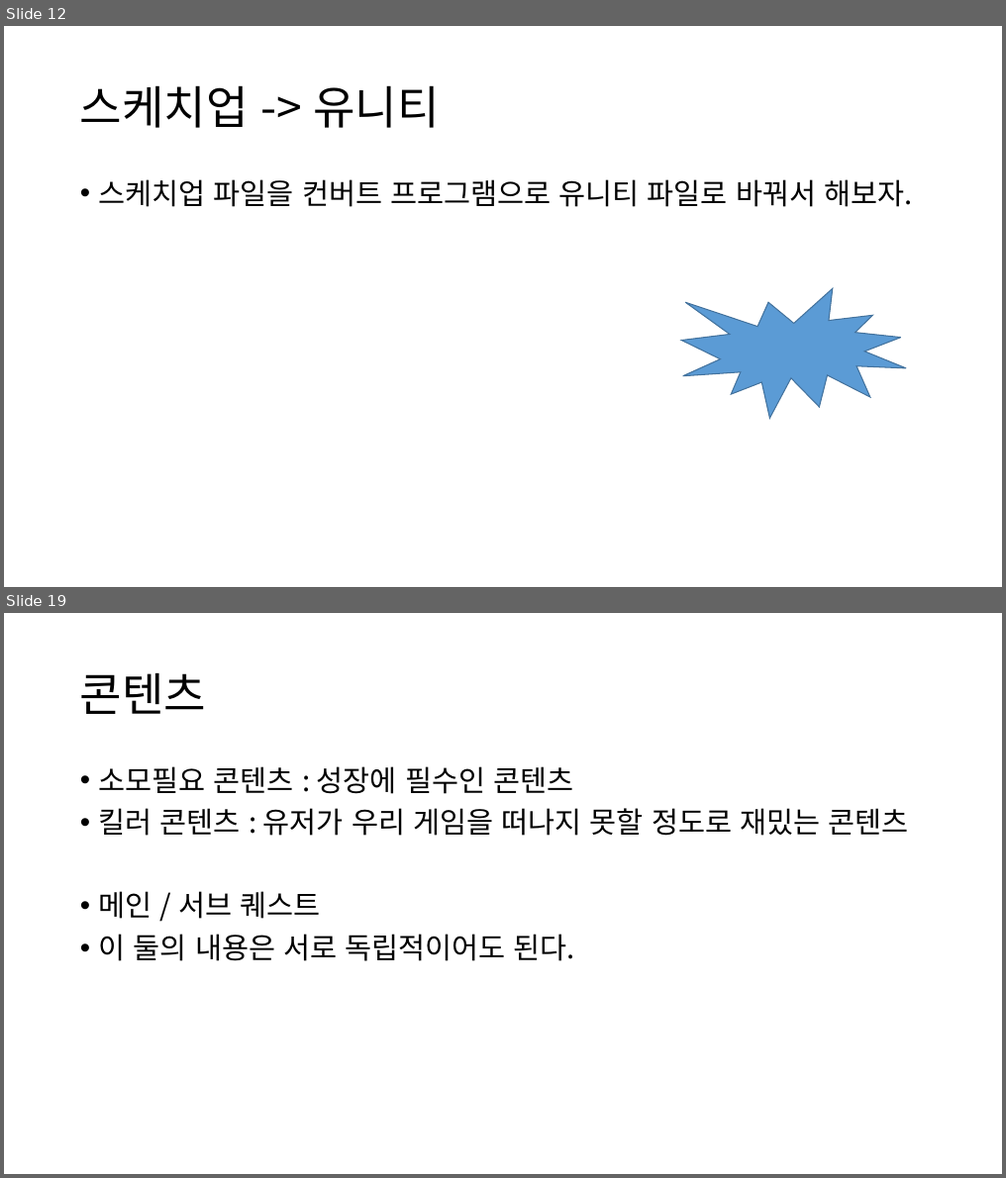
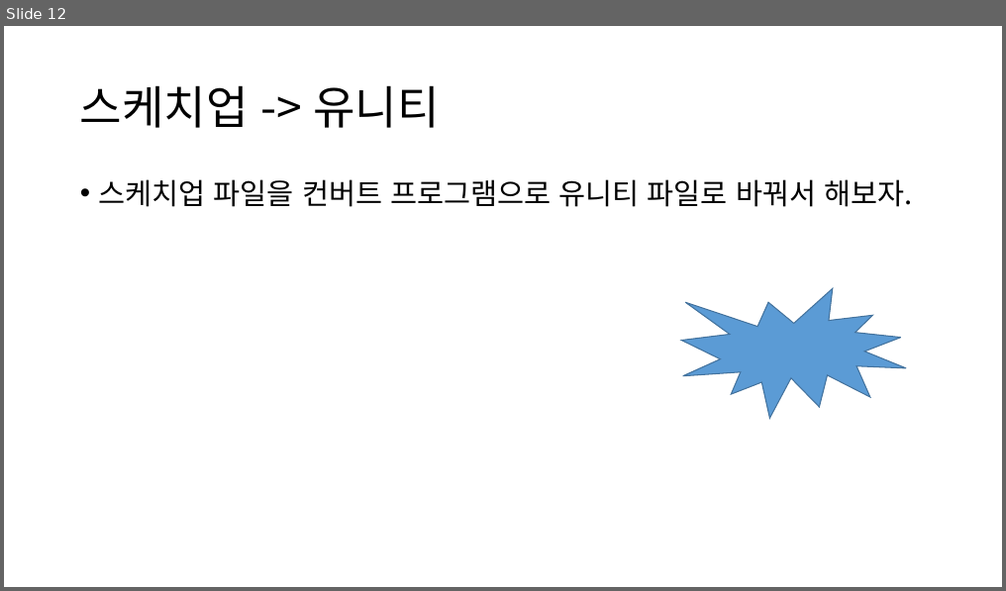
Before and after one commit to ysooj/Gihoek_6, a slide deck: (6.24) .pptx. Shown one above the other, each under a label of ours: slides 12 and 19 before the commit, slide 12 after it; the slides between them are not shown. The pictures are 1006x1178 and 1006x591 pixels, drawn with LibreOffice and Linux fonts; fonts in the diff are those of the drawing. Boxes give left, top, right and bottom in pixels: in the first picture for what was removed or moved away, otherwise in the second. Text is boxed around its words. In the diff, an @@ line names an element or a change of style, - is before the commit and + after.

Commit message:
[암기](6.25) ppt 내용에서 암기 연습 부분 제거

```diff
--- a/(6.24) .pptx
+++ b/(6.24) .pptx
@@ slide 19 removed at (4, 613, 1002, 1174), background #FFFFFF @@
@@ title removed at (80, 673, 206, 714) @@
-콘텐츠
@@ text removed at (99, 766, 909, 961) @@
-• 소모필요 콘텐츠 : 성장에 필수인 콘텐츠
-• 킬러 콘텐츠 : 유저가 우리 게임을 떠나지 못할 정도로 재밌는 콘텐츠
-• 메인 / 서브 퀘스트
-• 이 둘의 내용은 서로 독립적이어도 된다.
```
Also in this commit, not shown: 22 other slides removed, 1 other file.
